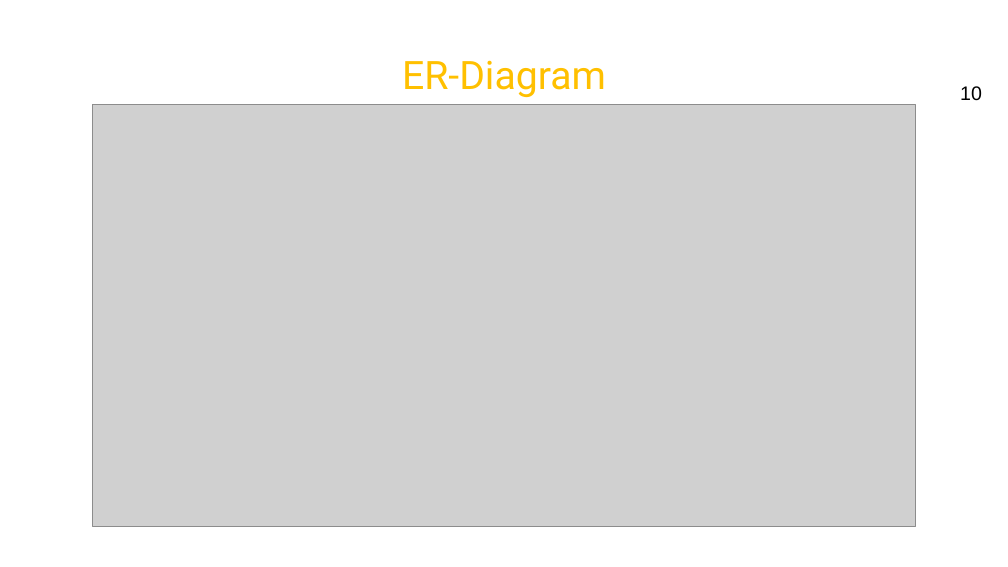
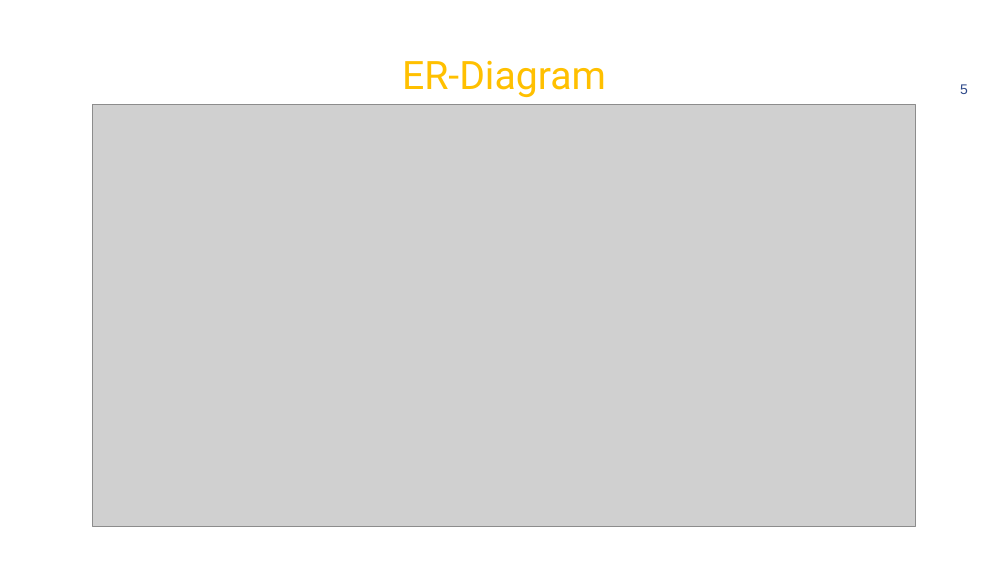
Before and after one commit to SabrinaSusmi/My-Health-Keeper, a slide deck: slide 5 of Final Presentation.pptx (slide 10 before the commit). Drawn at 1008x567 pixels with LibreOffice and Linux fonts; fonts in the diff are those of the drawing; grey boxes stand for pictures. Boxes give left, top, right and bottom in pixels: in the first picture for what was removed or moved away, otherwise in the second. Text is boxed around its words. In the diff, an @@ line names an element or a change of style, - is before the commit and + after.

```diff
--- a/Final Presentation.pptx
+++ b/Final Presentation.pptx
@@ text at box(960, 84, 968, 94): text changed; size 14 to 10 pt; text colour #000000 to #2F4A8A @@
-10
+5
```
Also in this commit, not shown: 3 other slides changed, 1 slide added, 6 slides removed.
